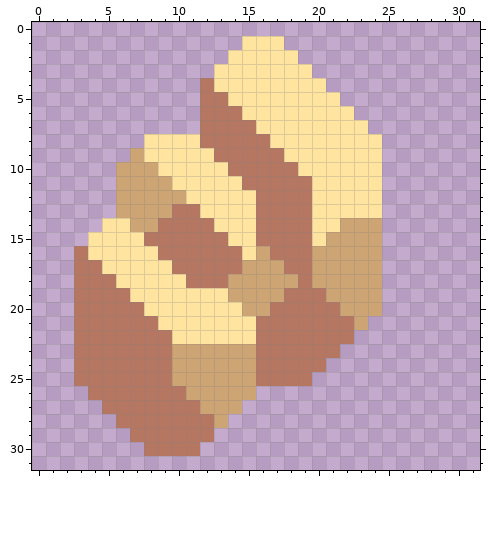
Two states of a pixel-art sprite, assets/sprites/items/pyrite.png. That is the earlier state.
The file is 32x32 pixels.
The same view after the edit:
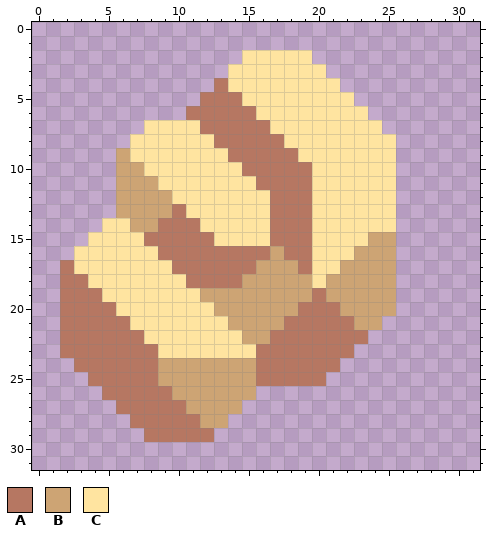
Palette (. is transparent): A #b67762  B #cda474  C #ffe4a0
Change:
@@ x 0..31 @@
  0 ................................
- 1 ...............CCC..............
- 2 ..............CCCCC.............
- 3 .............CCCCCCC............
- 4 ............ACCCCCCCC...........
- 5 ............AACCCCCCCC..........
- 6 ............AAACCCCCCCC.........
- 7 ............AAAACCCCCCCC........
- 8 ........CCCCAAAAACCCCCCCC.......
- 9 .......BCCCCCAAAAACCCCCCC.......
-10 ......BBBCCCCCAAAAACCCCCC.......
-11 ......BBBBCCCCCAAAAACCCCC.......
-12 ......BBBBBCCCCCAAAACCCCC.......
-13 ......BBBBAACCCCAAAACCCCC.......
-14 .....CCBBAAAACCCAAAACCBBB.......
-15 ....CCCCAAAAAACCAAAACBBBB.......
-16 ...ACCCCCAAAAAACBAAABBBBB.......
-17 ...AACCCCCAAAAABBBAABBBBB.......
-18 ...AAACCCCCAAABBBBBABBBBB.......
-19 ...AAAACCCCCCCBBBBAAABBBB.......
-20 ...AAAAACCCCCCCBBAAAAABBB.......
-21 ...AAAAAACCCCCCCAAAAAAAB........
-22 ...AAAAAAACCCCCCAAAAAAA.........
-23 ...AAAAAAABBBBBBAAAAAA..........
-24 ...AAAAAAABBBBBBAAAAA...........
-25 ...AAAAAAABBBBBBAAAA............
-26 ....AAAAAAABBBBB................
-27 .....AAAAAAABBB.................
-28 ......AAAAAAAB..................
-29 .......AAAAAA...................
-30 ........AAAA....................
+ 1 ................................
+ 2 ...............CCCCC............
+ 3 ..............CCCCCCC...........
+ 4 .............ACCCCCCCC..........
+ 5 ............AAACCCCCCCC.........
+ 6 ...........AAAAACCCCCCCC........
+ 7 ........CCCCAAAAACCCCCCCC.......
+ 8 .......CCCCCCAAAAACCCCCCCC......
+ 9 ......BCCCCCCCAAAAACCCCCCC......
+10 ......BBCCCCCCCAAAAACCCCCC......
+11 ......BBBCCCCCCCAAAACCCCCC......
+12 ......BBBBCCCCCCCAAACCCCCC......
+13 ......BBBBACCCCCCAAACCCCCC......
+14 .....CCBBAAACCCCCAAACCCCCC......
+15 ....CCCCAAAAACCCCAAACCCCBB......
+16 ...CCCCCCAAAAAAAABAACCCBBB......
+17 ..ACCCCCCCAAAAAABBBACCBBBB......
+18 ..AACCCCCCCAAAABBBBBCBBBBB......
+19 ..AAACCCCCCCBBBBBBBBABBBBB......
+20 ..AAAACCCCCCCBBBBBBAAABBBB......
+21 ..AAAAACCCCCCCBBBBAAAAABB.......
+22 ..AAAAAACCCCCCCBBAAAAAAA........
+23 ..AAAAAAACCCCCCCAAAAAAA.........
+24 ...AAAAAABBBBBBBAAAAAA..........
+25 ....AAAAABBBBBBBAAAAA...........
+26 .....AAAAABBBBBB................
+27 ......AAAAABBBB.................
+28 .......AAAAABB..................
+29 ........AAAAA...................
+30 ................................
 31 ................................
Where, in picture pixels (left, top, right, bottom), the same in both pictures:
changed: (60, 36, 396, 456)
